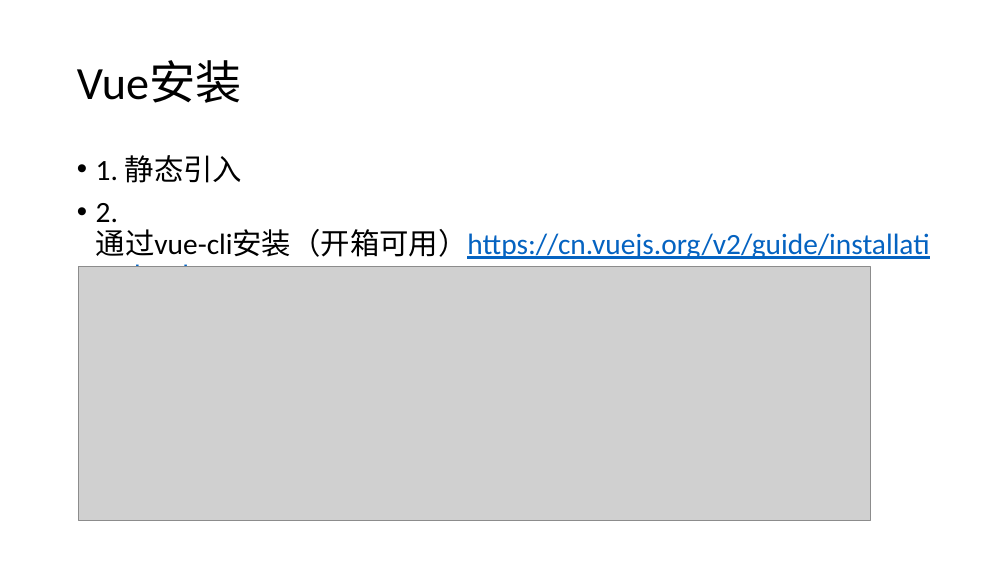
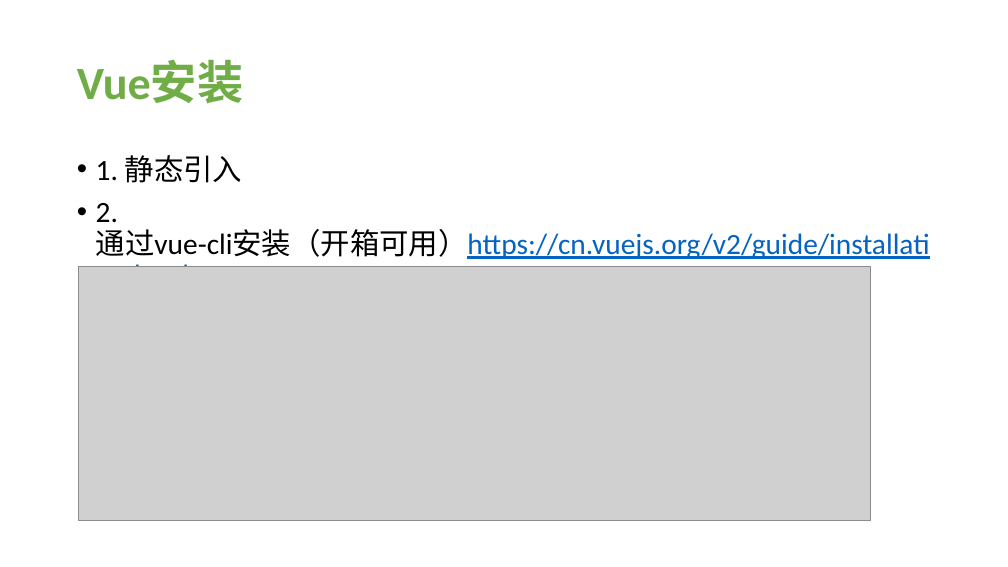
Before and after one commit to jackccc/demo_project, a slide deck: slide 4 of VUE分享.pptx. Drawn at 1008x567 pixels with LibreOffice and Linux fonts; fonts in the diff are those of the drawing; grey boxes stand for pictures. Boxes give left, top, right and bottom in pixels: in the first picture for what was removed or moved away, otherwise in the second. Text is boxed around its words. In the diff, an @@ line names an element or a change of style, - is before the commit and + after.

```diff
--- a/VUE分享.pptx
+++ b/VUE分享.pptx
@@ title "Vue安装" at (77,61,244,104): text colour #000000 to #70AD47, bold on @@
```
Also in this commit, not shown: 2 other slides changed.
